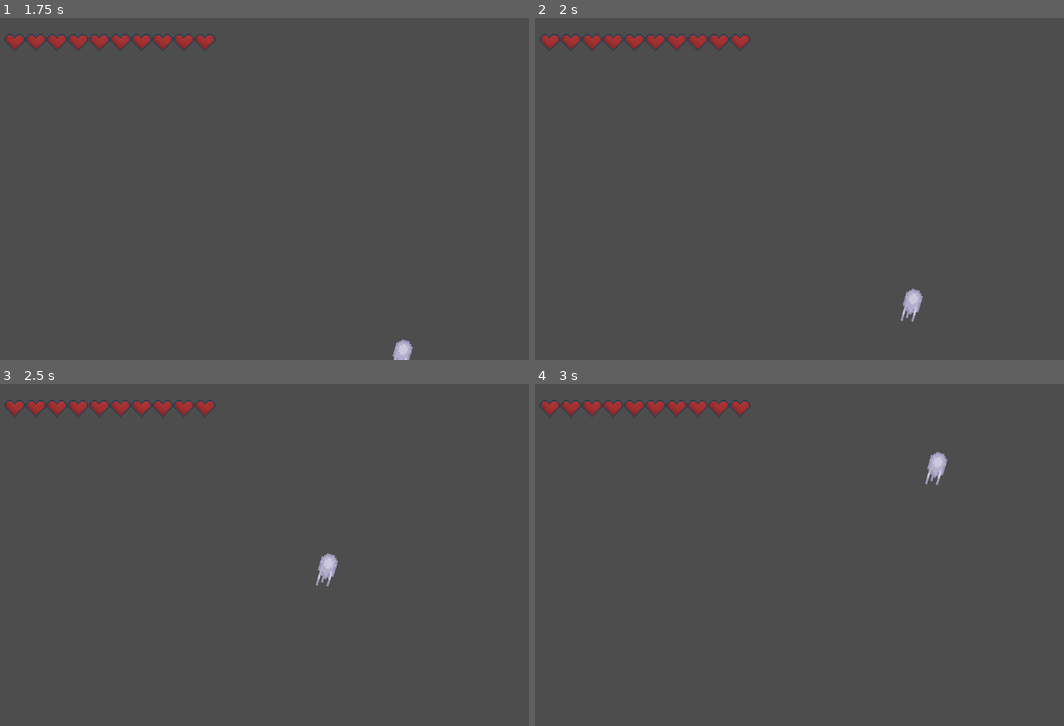
Above: before the commit, frames 1-4 (two rows, left to right).
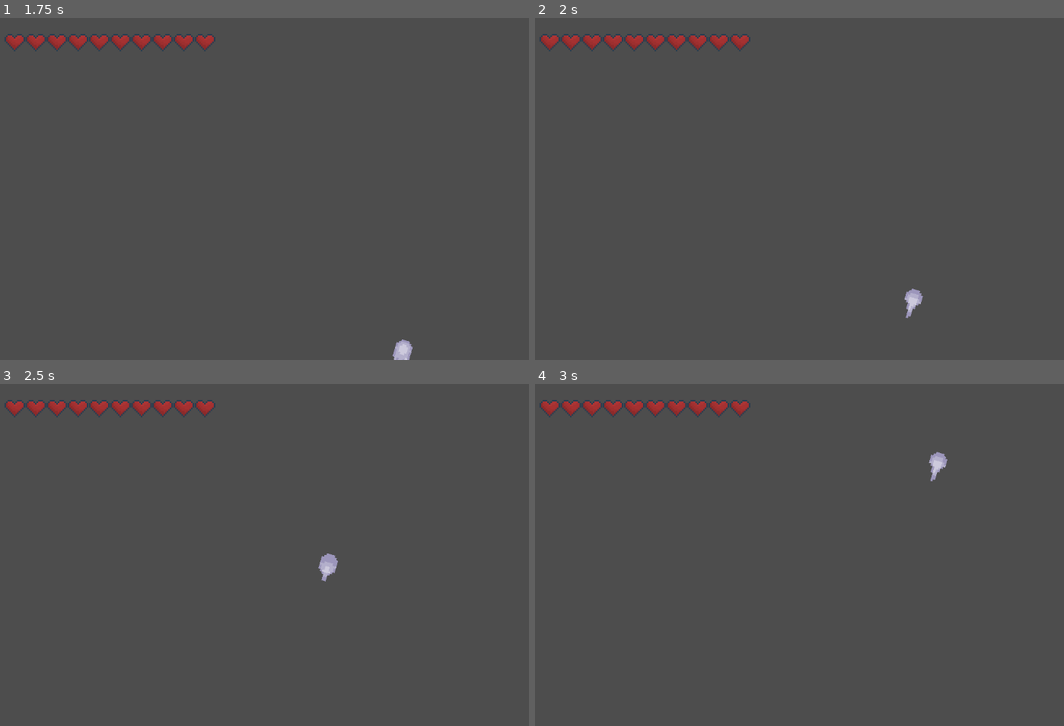
Above: after the commit, the same moments.

Repository: hugoc7/AbyssGameJam
Game: Godot game, scene res://levels/level1.tscn
Two runs of this game, one before a commit and one after it. Both use one fixed random seed, a clock stepped at 60 frames per second and the inputs below.
Inputs (mouse positions are in pixels of both pictures, inside the frame that each line leads up to):
- Up to frame 1 (1.75 s): tap Enter at 0.5 s; move the mouse to (428, 171) at 0.52 s; hold Right mouse button (attack_range) 0.53-1.28 s; hold D (move_right) from 0.53 s (still down); tap W (jump) at 0.77, 1.52 s; tap Space (switch_level_color) at 1.25 s; move the mouse to (174, 206) at 1.27 s; right-click (174, 206) at 1.35 s
- Up to frame 2 (2 s): keep holding D (move_right)
- Up to frame 3 (2.5 s): move the mouse to (354, 479) at 2.02 s; release D (move_right) at 2.03 s; press the mouse at (354, 479) at 2.03 s; hold A (move_left) from 2.03 s (still down); right-click (354, 479) at 2.3 s
- Up to frame 4 (3 s): move the mouse to (799, 623) at 2.77 s; release A (move_left) at 2.78 s; release the mouse at (799, 623) at 2.78 s; hold D (move_right) from 2.78 s (still down); tap Space (switch_level_color) at 2.85 s

Frame 1 is identical in both runs. In frame 2, 0.1% of the frame differs, in the area x 69-74%, y 79-89%; in frame 3, 0.1%, in the area x 59-64%, y 50-60%; in frame 4, 0.1%.

Commit message:
Add Fireball Anim + Fix Player Anim

Diff:
--- a/enemy/bat/enemy_bat.gd
+++ b/enemy/bat/enemy_bat.gd
@@ -51,7 +51,7 @@
 	projectile_instance.damage = self.damage
 	projectile_instance.collision_layer = 0
 	projectile_instance.collision_mask = 9
-	projectile_instance.launch(position, projectile_speed*global_position.direction_to(player.global_position))
+	projectile_instance.launch(position, projectile_speed*global_position.direction_to(player.global_position), color_as_text)
 	get_parent().add_child(projectile_instance)
 
 func _ready():
--- a/enemy/contact/enemy_contact.gd
+++ b/enemy/contact/enemy_contact.gd
@@ -16,6 +16,8 @@
 
 var is_in_cooldown = false
 var is_dying = false
+var is_attacking = false
+var is_attacked = false
 var color_as_text = "white"
 @onready var sprite : AnimatedSprite2D = $Sprite
 
@@ -23,6 +25,7 @@
 	if is_dying:
 		return
 	set_animation("hit")
+	is_attacked = true
 	life -= damage_taken
 	if life < 0:
 		life = 0
@@ -68,15 +71,17 @@
 		if sqr_dist_to_player < attack_range*attack_range and not is_in_cooldown:
 			is_in_cooldown = true
 			set_animation("atk")
+			is_attacking = true
 			$Effort_SFX.play()
 			$AttackTimer.start()
 		elif sqr_dist_to_player > purchase_distance.x * purchase_distance.x:
-			var direction = sign(player.global_position.x - global_position.x)
-			global_position.x += direction * speed * delta
-			set_animation("run")
-			#if $Sprite2D.scale.x * direction < 0:
-			sprite.scale.x = direction * abs(sprite.scale.x)
-		else:
+			if not is_attacked and not is_attacking:
+				var direction = sign(player.global_position.x - global_position.x)
+				global_position.x += direction * speed * delta
+				set_animation("run")
+				#if $Sprite2D.scale.x * direction < 0:
+				sprite.scale.x = direction * abs(sprite.scale.x)
+		elif not is_attacked and not is_attacking:
 			set_animation("idle")
 
 func _attack_player():
@@ -92,3 +97,7 @@
 func _on_sprite_animation_loop():
 	if is_dying:
 		queue_free()
+	if is_attacking:
+		is_attacking = false
+	if is_attacked:
+		is_attacked = false
--- a/enemy/contact/enemy_contact.tscn
+++ b/enemy/contact/enemy_contact.tscn
@@ -111,14 +111,6 @@
 atlas = ExtResource("7_mp6yn")
 region = Rect2(160, 0, 32, 32)
 
-[sub_resource type="AtlasTexture" id="AtlasTexture_gcl47"]
-atlas = ExtResource("7_mp6yn")
-region = Rect2(192, 0, 32, 32)
-
-[sub_resource type="AtlasTexture" id="AtlasTexture_8mw41"]
-atlas = ExtResource("7_mp6yn")
-region = Rect2(224, 0, 32, 32)
-
 [sub_resource type="AtlasTexture" id="AtlasTexture_e10nq"]
 atlas = ExtResource("8_f52yf")
 region = Rect2(0, 0, 32, 32)
@@ -143,14 +135,6 @@
 atlas = ExtResource("8_f52yf")
 region = Rect2(160, 0, 32, 32)
 
-[sub_resource type="AtlasTexture" id="AtlasTexture_wq0ib"]
-atlas = ExtResource("8_f52yf")
-region = Rect2(192, 0, 32, 32)
-
-[sub_resource type="AtlasTexture" id="AtlasTexture_qvot7"]
-atlas = ExtResource("8_f52yf")
-region = Rect2(224, 0, 32, 32)
-
 [sub_resource type="AtlasTexture" id="AtlasTexture_rtxtp"]
 atlas = ExtResource("9_cnytn")
 region = Rect2(0, 0, 32, 32)
@@ -379,12 +363,6 @@
 }, {
 "duration": 1.0,
 "texture": SubResource("AtlasTexture_3oq0g")
-}, {
-"duration": 1.0,
-"texture": SubResource("AtlasTexture_gcl47")
-}, {
-"duration": 1.0,
-"texture": SubResource("AtlasTexture_8mw41")
 }],
 "loop": true,
 "name": &"death_black",
@@ -408,12 +386,6 @@
 }, {
 "duration": 1.0,
 "texture": SubResource("AtlasTexture_xaem7")
-}, {
-"duration": 1.0,
-"texture": SubResource("AtlasTexture_wq0ib")
-}, {
-"duration": 1.0,
-"texture": SubResource("AtlasTexture_qvot7")
 }],
 "loop": true,
 "name": &"death_white",
@@ -591,7 +563,7 @@
 [node name="Sprite" type="AnimatedSprite2D" parent="."]
 scale = Vector2(4, 4)
 sprite_frames = SubResource("SpriteFrames_xi85a")
-animation = &"idle_white"
+animation = &"atk_black"
 
 [node name="CooldownTimer" type="Timer" parent="."]
 one_shot = true
@@ -609,4 +581,6 @@
 [node name="Effort_SFX" type="AudioStreamPlayer2D" parent="."]
 stream = ExtResource("16_mieio")
 
+[node name="AttackedTimer" type="Timer" parent="."]
+
 [connection signal="animation_looped" from="Sprite" to="." method="_on_sprite_animation_loop"]
--- a/player/player.gd
+++ b/player/player.gd
@@ -20,6 +20,13 @@
 var is_invincible = false
 const FLOAT_PRECISION = 0.0001
 
+func _on_background_color_changed(bkg_color: Enums.LightColor):
+	match bkg_color :
+		Enums.LightColor.BLACK:
+			color_as_text = "white"
+		Enums.LightColor.WHITE:
+			color_as_text = "black"
+
 func take_damage(damage: int):
 	if state == DYING:
 		return
@@ -27,15 +34,19 @@
 	if life < 0:
 		life = 0
 		state = DYING
+		$DeathSFX.play()
+		print_debug("Die")
 	else:
 		is_invincible = true
 		$InvincibilityTimer.start()
+		$HitSFX.play()
 	emit_signal("life_changed", life)
 
 func short_attack():
 	var other_areas: Array[Area2D] = $Body/AttackArea.get_overlapping_areas()
 	is_short_attack_on_cooldown = true
 	$ShortAttackCooldownTimer.start()
+	$EffortSFX.play()
 	if other_areas.is_empty():
 		$SwordMissSound.play()
 	else:
@@ -51,7 +62,7 @@
 	var fireball_real_speed = fireball_speed
 	if direction.x * velocity.x > 0:
 		fireball_real_speed += abs(velocity.x)
-	fireball_instance.launch($Body/ProjectileSpawn.global_position, direction*fireball_real_speed)
+	fireball_instance.launch($Body/ProjectileSpawn.global_position, direction*fireball_real_speed, color_as_text)
 	get_parent().add_child(fireball_instance)
 	is_range_attack_on_cooldown = true
 	$RangeAttackCooldownTimer.start()
--- a/player/player.tscn
+++ b/player/player.tscn
@@ -16,6 +16,9 @@
 [ext_resource type="Texture2D" uid="uid://ciutfaep273ha" path="res://player/Animations/Character_Blanc_Jump.png" id="12_h7mbt"]
 [ext_resource type="Texture2D" uid="uid://dafoa2nmvw6u3" path="res://player/Animations/Character_Noir_Running.png" id="13_aag4i"]
 [ext_resource type="Texture2D" uid="uid://c4ffk268da3wk" path="res://player/Animations/Character_Blanc_Running.png" id="14_dcvsi"]
+[ext_resource type="AudioStream" uid="uid://s4rq5kdjho0g" path="res://player/sound/Character_DeathSFX.wav" id="16_x4a8t"]
+[ext_resource type="AudioStream" uid="uid://ciu74snxcg8ok" path="res://player/sound/Character_EffortSFX.tres" id="17_rfjf8"]
+[ext_resource type="AudioStream" uid="uid://g6qm4s3atdvn" path="res://player/sound/Character_HitSFX.tres" id="18_papte"]
 
 [sub_resource type="Gradient" id="Gradient_o247o"]
 colors = PackedColorArray(1, 1, 0.317647, 1, 0, 0, 0, 1)
@@ -752,7 +755,7 @@
 position = Vector2(133, -88)
 scale = Vector2(4.0625, 6.09375)
 sprite_frames = SubResource("SpriteFrames_ayksq")
-animation = &"atk_white"
+animation = &"death_white"
 
 [node name="AttackArea" type="Area2D" parent="Body"]
 scale = Vector2(0.490234, 1)
@@ -782,4 +785,13 @@
 [node name="InvincibilityTimer" type="Timer" parent="."]
 one_shot = true
 
+[node name="DeathSFX" type="AudioStreamPlayer" parent="."]
+stream = ExtResource("16_x4a8t")
+
+[node name="EffortSFX" type="AudioStreamPlayer" parent="."]
+stream = ExtResource("17_rfjf8")
+
+[node name="HitSFX" type="AudioStreamPlayer" parent="."]
+stream = ExtResource("18_papte")
+
 [connection signal="timeout" from="InvincibilityTimer" to="." method="_on_invincibility_timer_timeout"]
--- /dev/null
+++ b/player/sound/Character_EffortSFX.tres
@@ -0,0 +1,14 @@
+[gd_resource type="AudioStreamRandomizer" load_steps=4 format=3 uid="uid://ciu74snxcg8ok"]
+
+[ext_resource type="AudioStream" uid="uid://vosm1w5oxg4f" path="res://player/sound/Character_EffortSFX2.wav" id="1_22o44"]
+[ext_resource type="AudioStream" uid="uid://0asei5am641h" path="res://player/sound/Character_EffortSFX3.wav" id="2_3hly1"]
+[ext_resource type="AudioStream" uid="uid://clbv7odja74x8" path="res://player/sound/Character_EffortSFX4.wav" id="3_1avyo"]
+
+[resource]
+streams_count = 3
+stream_0/stream = ExtResource("1_22o44")
+stream_0/weight = 1.0
+stream_1/stream = ExtResource("2_3hly1")
+stream_1/weight = 1.0
+stream_2/stream = ExtResource("3_1avyo")
+stream_2/weight = 1.0
--- /dev/null
+++ b/player/sound/Character_HitSFX.tres
@@ -0,0 +1,14 @@
+[gd_resource type="AudioStreamRandomizer" load_steps=4 format=3 uid="uid://g6qm4s3atdvn"]
+
+[ext_resource type="AudioStream" uid="uid://7ekwx3f8axt3" path="res://player/sound/Character_HitSFX1.wav" id="1_dmtbi"]
+[ext_resource type="AudioStream" uid="uid://0qdm27i4hq7q" path="res://player/sound/Character_HitSFX2.wav" id="2_kjrhf"]
+[ext_resource type="AudioStream" uid="uid://bphdvix62d0pf" path="res://player/sound/Character_HitSFX3.wav" id="3_fatxg"]
+
+[resource]
+streams_count = 3
+stream_0/stream = ExtResource("1_dmtbi")
+stream_0/weight = 1.0
+stream_1/stream = ExtResource("2_kjrhf")
+stream_1/weight = 1.0
+stream_2/stream = ExtResource("3_fatxg")
+stream_2/weight = 1.0
--- /dev/null
+++ b/projectiles/Animation/Fireball_SpriteFrame.tres
@@ -0,0 +1,87 @@
+[gd_resource type="SpriteFrames" load_steps=13 format=3 uid="uid://b4nopqeo28se1"]
+
+[ext_resource type="Texture2D" uid="uid://bjvmbbuojlo3m" path="res://projectiles/Animation/Fireball_Noir_Loop.png" id="1_70075"]
+[ext_resource type="Texture2D" uid="uid://beayrhwhkgn00" path="res://projectiles/Animation/Fireball_Blanc_Loop.png" id="2_5lkww"]
+
+[sub_resource type="AtlasTexture" id="AtlasTexture_n5l0c"]
+atlas = ExtResource("1_70075")
+region = Rect2(0, 0, 32, 32)
+
+[sub_resource type="AtlasTexture" id="AtlasTexture_vxvwj"]
+atlas = ExtResource("1_70075")
+region = Rect2(32, 0, 32, 32)
+
+[sub_resource type="AtlasTexture" id="AtlasTexture_k344p"]
+atlas = ExtResource("1_70075")
+region = Rect2(64, 0, 32, 32)
+
+[sub_resource type="AtlasTexture" id="AtlasTexture_wqyt3"]
+atlas = ExtResource("1_70075")
+region = Rect2(96, 0, 32, 32)
+
+[sub_resource type="AtlasTexture" id="AtlasTexture_tvwsc"]
+atlas = ExtResource("1_70075")
+region = Rect2(128, 0, 32, 32)
+
+[sub_resource type="AtlasTexture" id="AtlasTexture_ajhwj"]
+atlas = ExtResource("2_5lkww")
+region = Rect2(0, 0, 32, 32)
+
+[sub_resource type="AtlasTexture" id="AtlasTexture_7rqqq"]
+atlas = ExtResource("2_5lkww")
+region = Rect2(32, 0, 32, 32)
+
+[sub_resource type="AtlasTexture" id="AtlasTexture_7jhp7"]
+atlas = ExtResource("2_5lkww")
+region = Rect2(64, 0, 32, 32)
+
+[sub_resource type="AtlasTexture" id="AtlasTexture_yb3f7"]
+atlas = ExtResource("2_5lkww")
+region = Rect2(96, 0, 32, 32)
+
+[sub_resource type="AtlasTexture" id="AtlasTexture_h3wba"]
+atlas = ExtResource("2_5lkww")
+region = Rect2(128, 0, 32, 32)
+
+[resource]
+animations = [{
+"frames": [{
+"duration": 1.0,
+"texture": SubResource("AtlasTexture_n5l0c")
+}, {
+"duration": 1.0,
+"texture": SubResource("AtlasTexture_vxvwj")
+}, {
+"duration": 1.0,
+"texture": SubResource("AtlasTexture_k344p")
+}, {
+"duration": 1.0,
+"texture": SubResource("AtlasTexture_wqyt3")
+}, {
+"duration": 1.0,
+"texture": SubResource("AtlasTexture_tvwsc")
+}],
+"loop": true,
+"name": &"loop_black",
+"speed": 5.0
+}, {
+"frames": [{
+"duration": 1.0,
+"texture": SubResource("AtlasTexture_ajhwj")
+}, {
+"duration": 1.0,
+"texture": SubResource("AtlasTexture_7rqqq")
+}, {
+"duration": 1.0,
+"texture": SubResource("AtlasTexture_7jhp7")
+}, {
+"duration": 1.0,
+"texture": SubResource("AtlasTexture_yb3f7")
+}, {
+"duration": 1.0,
+"texture": SubResource("AtlasTexture_h3wba")
+}],
+"loop": true,
+"name": &"loop_white",
+"speed": 5.0
+}]
--- a/projectiles/fireball.gd
+++ b/projectiles/fireball.gd
@@ -5,11 +5,12 @@
 var speed = Vector2.ZERO
 var damage = 100
 
-
-func launch(pos: Vector2, speed: Vector2):
+func launch(pos: Vector2, speed: Vector2, color: String):
 	self.position = pos
 	self.speed = speed
 	rotation = Vector2.RIGHT.angle_to(speed)
+	$Sprite.animation = "loop_" + color
+	$Sprite.play()
 
 func destroy():
 	queue_free()
--- a/projectiles/fireball.tscn
+++ b/projectiles/fireball.tscn
@@ -1,7 +1,7 @@
 [gd_scene load_steps=4 format=3 uid="uid://ndaq34x515wt"]
 
 [ext_resource type="Script" path="res://projectiles/fireball.gd" id="1_8lcjr"]
-[ext_resource type="Texture2D" uid="uid://pvl07icxk82o" path="res://projectiles/Fireball_Blanc.png" id="1_usawb"]
+[ext_resource type="SpriteFrames" uid="uid://b4nopqeo28se1" path="res://projectiles/Animation/Fireball_SpriteFrame.tres" id="2_6bwou"]
 
 [sub_resource type="CapsuleShape2D" id="CapsuleShape2D_8xrtc"]
 radius = 16.0
@@ -16,15 +16,16 @@
 rotation = 1.5708
 shape = SubResource("CapsuleShape2D_8xrtc")
 
-[node name="Sprite2D" type="Sprite2D" parent="."]
-scale = Vector2(4, 4)
-texture = ExtResource("1_usawb")
-
 [node name="DestroyTimer" type="Timer" parent="."]
 wait_time = 10.0
 one_shot = true
 autostart = true
 
+[node name="Sprite" type="AnimatedSprite2D" parent="."]
+scale = Vector2(4, 4)
+sprite_frames = ExtResource("2_6bwou")
+animation = &"loop_white"
+
 [connection signal="area_entered" from="." to="." method="_on_area_entered"]
 [connection signal="body_entered" from="." to="." method="_on_body_entered"]
 [connection signal="timeout" from="DestroyTimer" to="." method="_on_destroy_timer_timeout"]
Not shown: 1 places in enemy/contact/enemy_contact.tscn that only renumber resources
Not shown: 1 places in player/player.tscn that only renumber resources
